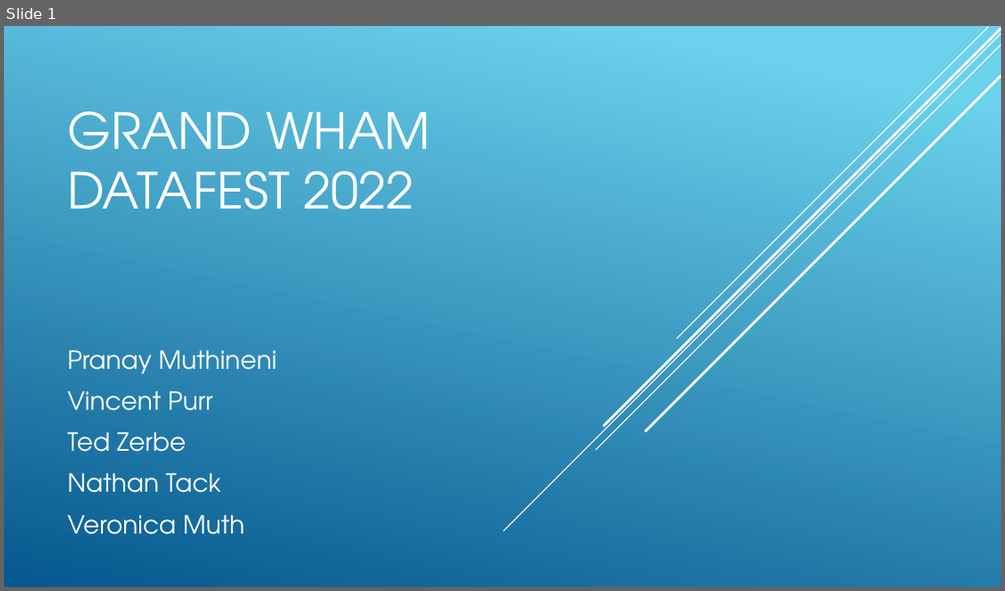
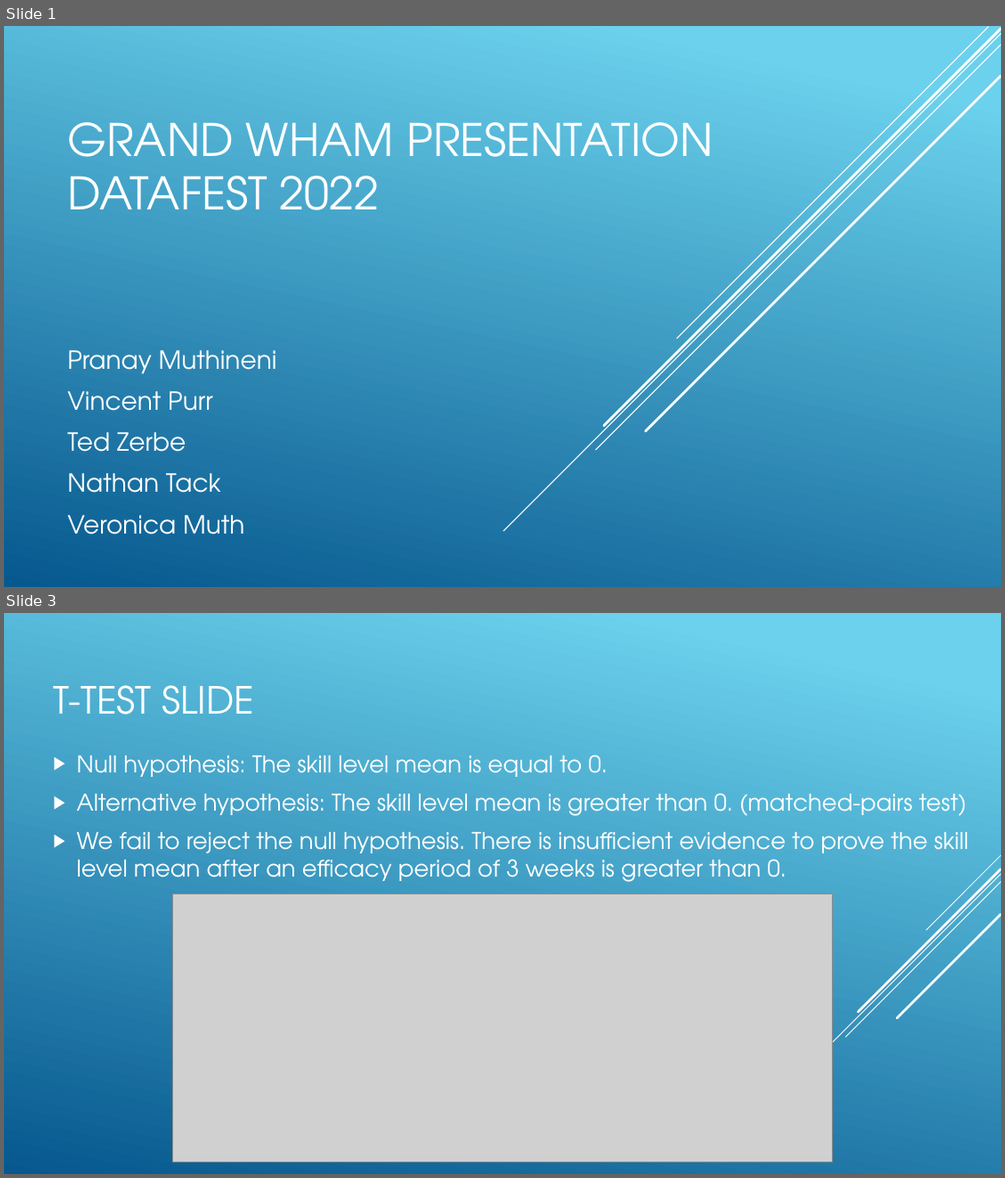
Before and after one commit to natenyahoo/GrandWham, a slide deck: GrandWhamPresentation.pptx. Shown one above the other, each under a label of ours: slide 1 before the commit, slides 1 and 3 after it; the slides between them are not shown. The pictures are 1005x591 and 1005x1178 pixels, drawn with LibreOffice and Linux fonts; fonts in the diff are those of the drawing; grey boxes stand for pictures. Boxes give left, top, right and bottom in pixels: in the first picture for what was removed or moved away, otherwise in the second. Text is boxed around its words. In the diff, an @@ line names an element or a change of style, - is before the commit and + after.

```diff
--- a/GrandWhamPresentation.pptx
+++ b/GrandWhamPresentation.pptx
@@ slide 3 added at [4,613,1001,1174], background gradient #6ED2EB to #06588E @@
@@ title added at [53,685,254,714], 36 pt, text #FFFFFF @@
+T-TEST SLIDE
@@ text added at [77,755,969,882], 22.2 pt, text #FFFFFF @@
+▶ Null hypothesis: The skill level mean is equal to 0.
+▶ Alternative hypothesis: The skill level mean is greater than 0. (matched-pairs test)
+▶ We fail to reject the null hypothesis. There is insufficient evidence to prove the skill level mean after an efficacy period of 3 weeks is greater than 0.
@@ picture added at [173,893,833,1162] @@
@@ group added at [757,855,1001,1118]: 5 lines @@
@@ slide 1 changed as well @@
@@ title at [67,122,712,210]: text changed; size 48 to 43.2 pt @@
-GRAND WHAM
-DATAFEST 2022
+GRAND WHAM PRESENTATION
+DATAFEST 2022
```
Also in this commit, not shown: 1 other slide changed, 3 other slides added, 2 slides removed.
